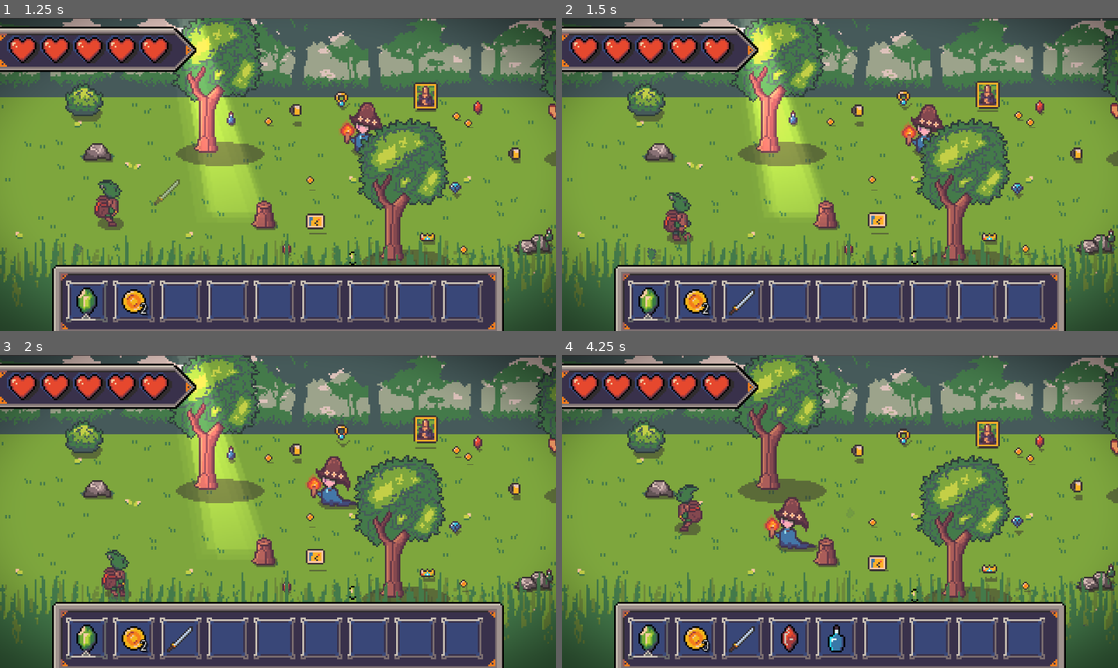
Above: before the commit, frames 1-4 (two rows, left to right).
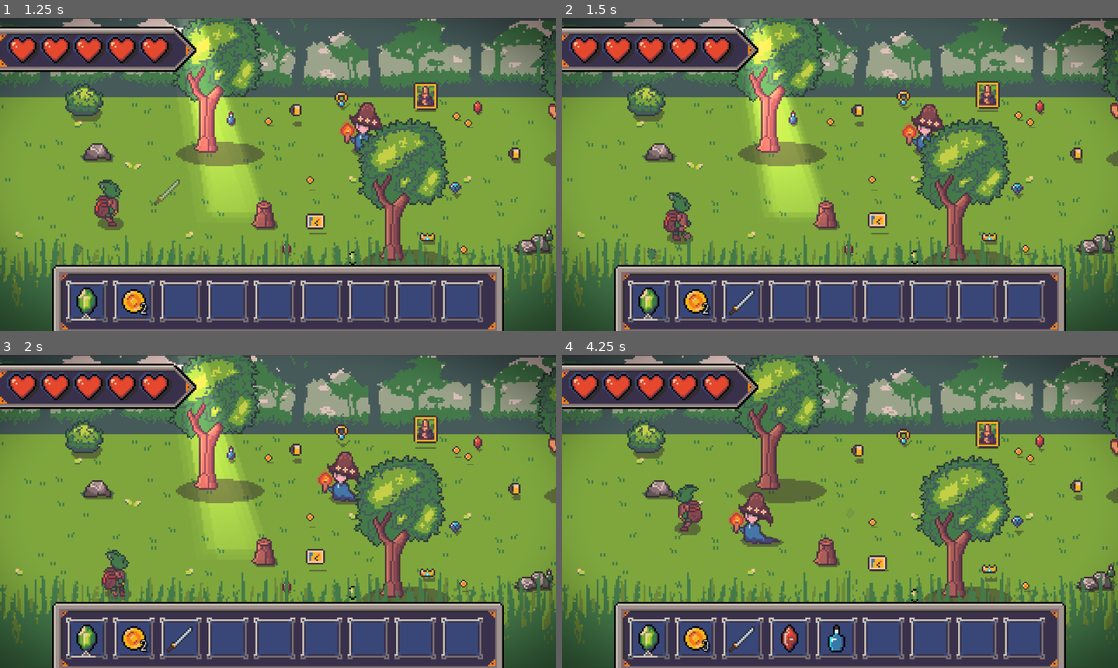
Above: after the commit, the same moments.

Repository: youkergav/Loot-Goblin
Game: Godot game, scene res://scenes/main.tscn
Same seed, same stepped clock (60 frames per second), same inputs: the game is played once before the commit and once after it.
Inputs:
- Up to frame 1 (1.25 s): hold Right (ui_right) from 0.53 s (still down)
- Up to frame 2 (1.5 s): release Right (ui_right) at 1.28 s; hold Down (ui_down) from 1.28 s (still down)
- Up to frame 3 (2 s): keep holding Down (ui_down)
- Up to frame 4 (4.25 s): release Down (ui_down) at 2.03 s; hold Right (ui_right) 2.03-2.78 s; hold Up (ui_up) 2.78-3.53 s; hold Left (ui_left) from 3.53 s (still down)

Frame 1 is identical in both runs. In frame 2, 0.2% of the frame differs, in the area x 61-69%, y 27-45%; in frame 3, 1.1%; in frame 4, 1.8%, in the area x 29-47%, y 43-63%.

Commit message:
Enemy States now exist

Diff:
--- a/scripts/characters/enemy.gd
+++ b/scripts/characters/enemy.gd
@@ -8,9 +8,24 @@
 @export var pause_chance: float = 0.02
 @export var pause_duration: float = 0.5
 
+@export var pause_time_min: float = 0.3
+@export var pause_time_max: float = 0.5
+@export var chase_time_min: float = 0.5
+@export var chase_time_max: float = 3.5
+
 @onready var player: Player = get_tree().get_first_node_in_group("player")
 @onready var detection_zone = $PlayerDetectionZone
 @onready var sprite = $FlipNode/Body
+
+enum CharacterState {
+    Idle,
+    Chasing,
+    Pause,
+    Attacking,
+    Hurt,
+    Stunned,
+    Dead
+}
 
 var player_in_range: bool = false
 var reaction_timer: float = 0.0
@@ -20,58 +35,86 @@
 var is_paused: bool = false
 var pause_timer: float = 0.0
 
+var action_timer: float = 0.0
+
+var enemy_state: CharacterState = CharacterState.Idle
+
+
+
 
 func _ready() -> void:
     super._ready()
     randomize_movement_speed()
 
 func _physics_process(delta: float) -> void:
-    update_pause_state(delta)
-    update_chase_state(delta)
+    update_enemy_state(delta)
+    # update_pause_state(delta)
+    # update_chase_state(delta)
     update_movement_variation(delta)
 
     super._physics_process(delta)
 
+
+    #after implementing states, remove in_range flag
 func _on_player_detection_zone_body_entered(body: Node2D) -> void:
     if body.is_in_group("player"):
         player_in_range = true
+        enemy_state = CharacterState.Chasing
 
 func _on_player_detection_zone_body_exited(body: Node2D) -> void:
     if body.is_in_group("player"):
         player_in_range = false
+        enemy_state = CharacterState.Idle
 
 func get_movement_direction() -> Vector2:
-    if is_paused or not should_chase:
-        return Vector2.ZERO
+    match enemy_state:
+        CharacterState.Idle, CharacterState.Pause:
+            return Vector2.ZERO
 
-    var target_pos = player.global_position + movement_offset
-    var distance_to_target = global_position.distance_to(target_pos)
+        CharacterState.Chasing:
+            var target_pos = player.global_position + movement_offset
+            var distance_to_target = global_position.distance_to(target_pos)
 
-    if distance_to_target > stop_distance:
-        return (target_pos - global_position).normalized()
+            if distance_to_target > stop_distance:
+                return (target_pos - global_position).normalized()
 
     return Vector2.ZERO
 
 func randomize_movement_speed() -> void:
     move_speed *= randf_range(0.8, 1.2)
 
-func update_pause_state(delta: float) -> void:
-    if is_paused:
-        pause_timer -= delta
-        if pause_timer <= 0:
-            is_paused = false
-    elif should_chase and randf() < pause_chance:
-        is_paused = true
-        pause_timer = randf_range(0.3, pause_duration)
+func update_enemy_state(delta: float) -> void:
+    match enemy_state:
+        CharacterState.Chasing:
+            action_timer -= delta
+            if action_timer <= 0:
+                #reset action timer
+                enemy_state = CharacterState.Pause
+                action_timer = randf_range(pause_time_min, pause_time_max)
+        CharacterState.Pause:
+            action_timer -= delta
+            if action_timer <= 0:
+                #reset action timer
+                enemy_state = CharacterState.Chasing
+                action_timer = randf_range(chase_time_min, chase_time_max)
 
-func update_chase_state(delta: float) -> void:
-    if player_in_range and not should_chase:
-        reaction_timer += delta
-        if reaction_timer >= reaction_time:
-            should_chase = true
-    elif not player_in_range:
-        should_chase = false
-        reaction_timer = 0.0
+# func update_pause_state(delta: float) -> void:
+#     if is_paused:
+#         pause_timer -= delta
+#         if pause_timer <= 0:
+#             is_paused = false
+#     elif should_chase and randf() < pause_chance:
+#         is_paused = true
+#         pause_timer = randf_range(0.3, pause_duration)
+
+# func update_chase_state(delta: float) -> void:
+#     if player_in_range and not should_chase:
+#         reaction_timer += delta
+#         if reaction_timer >= reaction_time:
+#             should_chase = true
+#     elif not player_in_range:
+#         should_chase = false
+#         reaction_timer = 0.0
 
 func update_movement_variation(delta: float) -> void:
     offset_timer += delta
